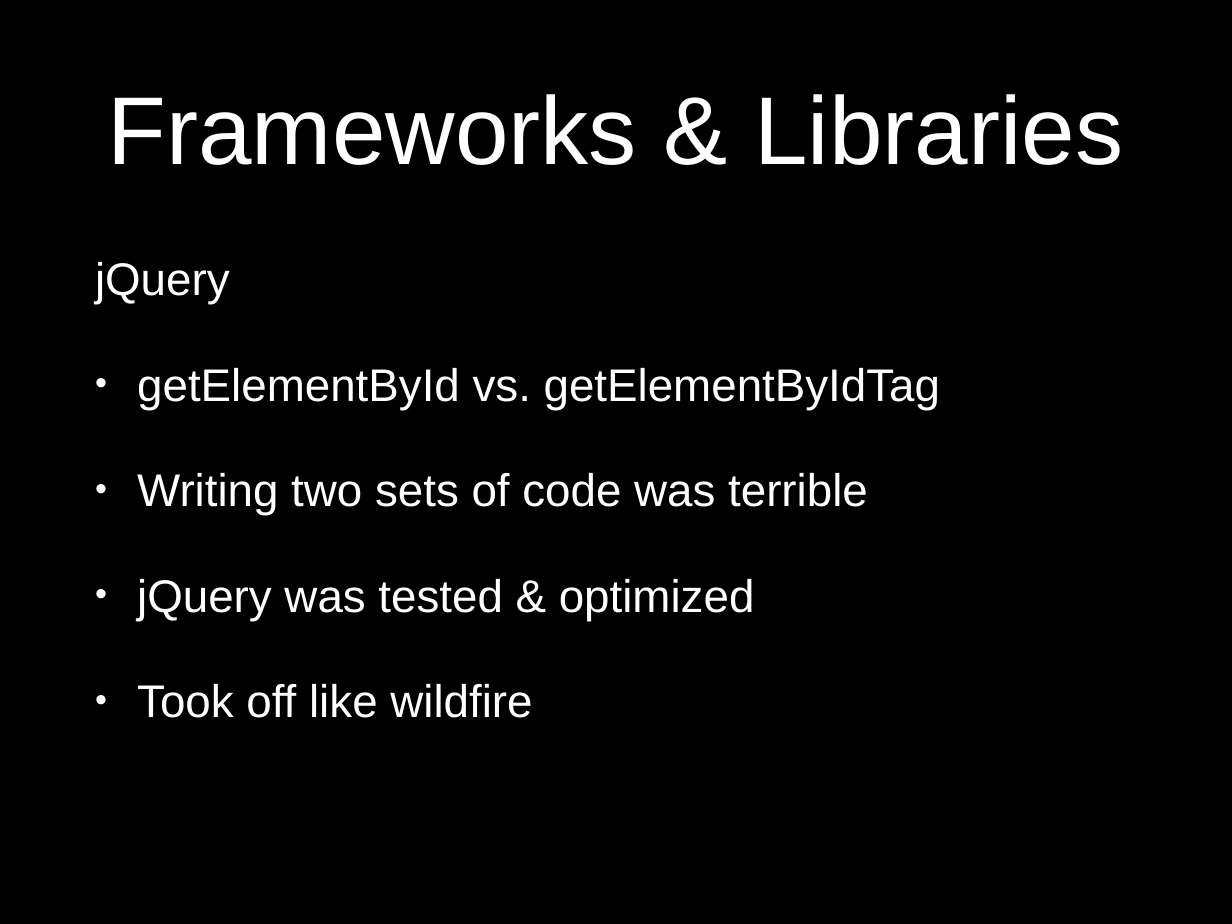
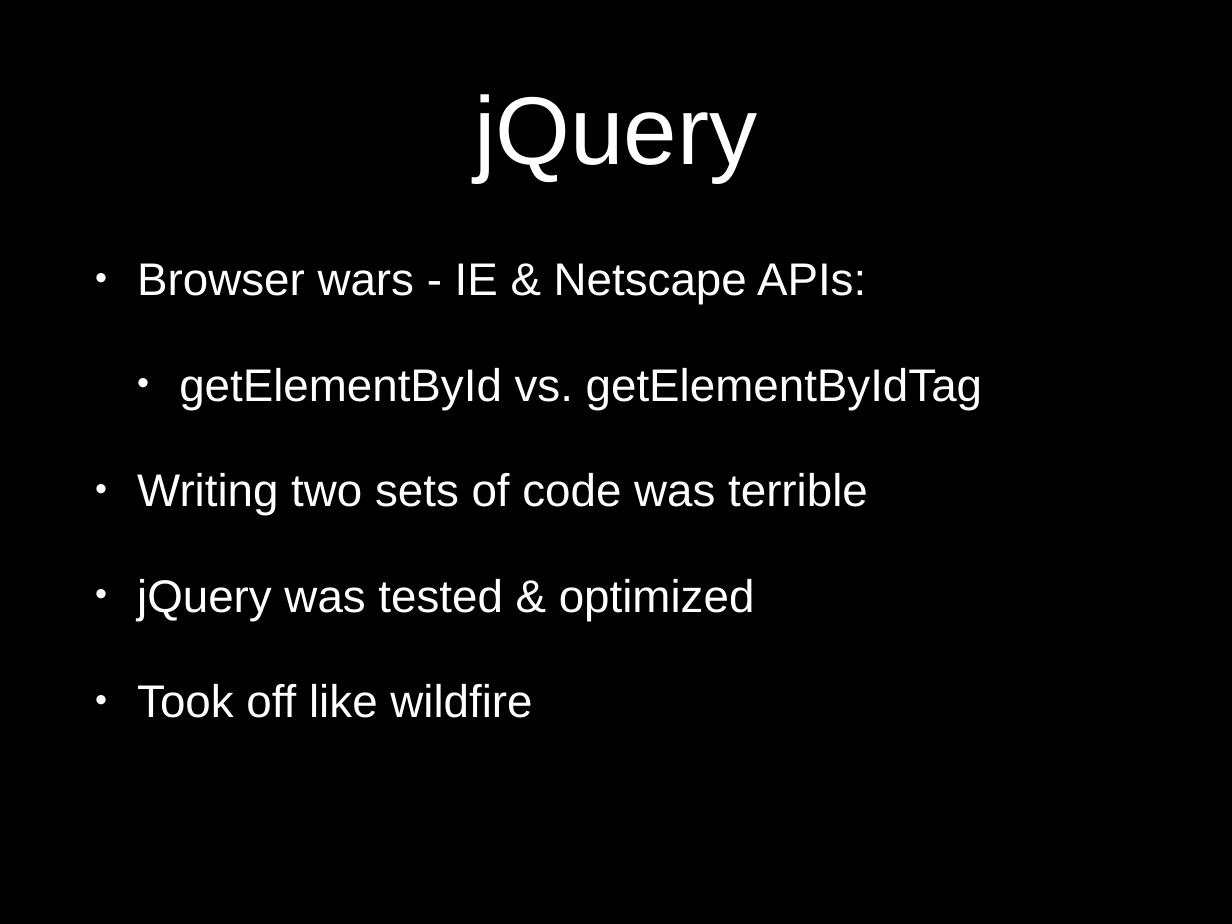
Before and after one commit to eliasjames/training-web-dev, a slide deck: slide 31 of intro-to-web-dev/slides/powerpoint/day3.pptx (slide 24 before the commit). Drawn at 1232x924 pixels with LibreOffice and Linux fonts; fonts in the diff are those of the drawing. Boxes give left, top, right and bottom in pixels: in the first picture for what was removed or moved away, otherwise in the second. Text is boxed around its words. In the diff, an @@ line names an element or a change of style, - is before the commit and + after.

```diff
--- a/intro-to-web-dev/slides/powerpoint/day3.pptx
+++ b/intro-to-web-dev/slides/powerpoint/day3.pptx
@@ title at [474,94,757,182]: text changed @@
-Frameworks & Libraries
+jQuery
@@ text at [137,263,866,305]: text changed @@
-jQuery
+• Browser wars - IE & Netscape APIs:
@@ text at [179,368,982,410]: list level 1 to 2 in "getElementById vs. getElementByIdTag" @@
```
Also in this commit, not shown: 5 other slides changed, 11 slides added, 3 slides removed.
